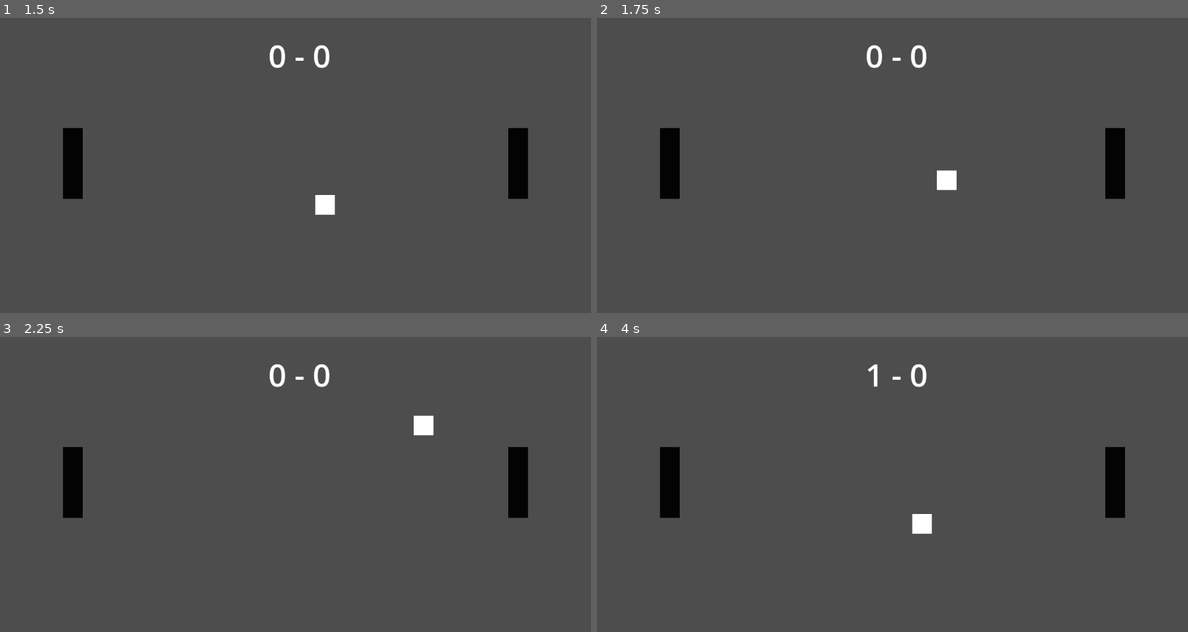
Above: before the commit, frames 1-4 (two rows, left to right).
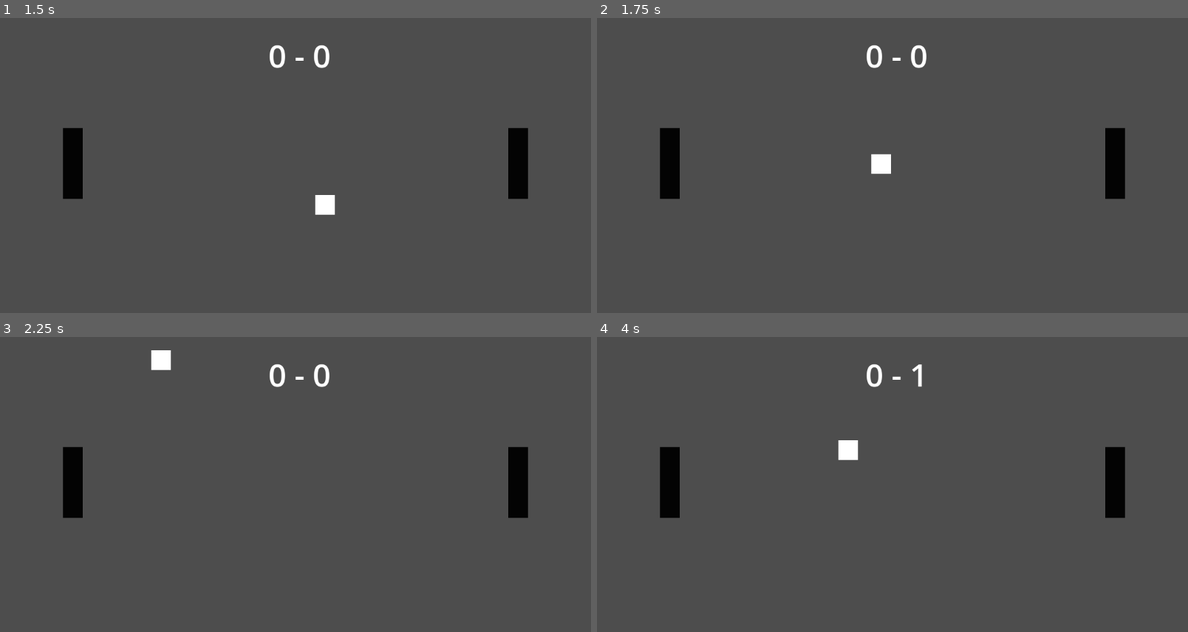
Above: after the commit, the same moments.

Repository: rastasi/pong
Game: Godot game, scene res://scenes/main_menu/MainMenu.tscn
The game is run twice, just before and just after one commit, with the same random seed, the same clock (stepped at 60 frames per second) and the same inputs.
Inputs:
- Up to frame 1 (1.5 s): click "New Game" at 0.5 s; tap Enter at 1.25 s
- Up to frame 2 (1.75 s): no input
- Up to frame 3 (2.25 s): no input
- Up to frame 4 (4 s): tap Space at 3.5 s

Frame 1 is identical in both runs. In frame 2, 0.5% of the frame differs, in the area x 46-61%, y 46-59%; in frame 3, 0.5%; in frame 4, 0.8%, in the area x 40-57%, y 9-67%.

Commit message:
random ball linear velocity

Diff:
--- a/scenes/playground/Playground.gd
+++ b/scenes/playground/Playground.gd
@@ -44,22 +44,3 @@
 	if body_is_ball(body):
 		left_point += 1
 		new_round(body)
-
-
-func ball_to_racket(body):
-	if body_is_ball(body):
-		var new_linear_velocity = body.linear_velocity * -1
-
-		#if new_linear_velocity.y == 300 and new_linear_velocity.x == 300:
-		#	new_linear_velocity.x -= 10
-		#	new_linear_velocity.y += 10
-
-		body.linear_velocity = new_linear_velocity
-		print_debug(new_linear_velocity)
-
-
-func _on_racket_left_body_entered(body):
-	ball_to_racket(body)
-
-func _on_racket_right_body_entered(body):
-	ball_to_racket(body)
--- a/scenes/playground/Playground.tscn
+++ b/scenes/playground/Playground.tscn
@@ -40,7 +40,7 @@
 position = Vector2(128, 224)
 collision_layer = 255
 collision_mask = 255
-custom_integrator = true
+freeze = true
 continuous_cd = 2
 max_contacts_reported = 1
 contact_monitor = true
@@ -52,8 +52,7 @@
 collision_layer = 255
 collision_mask = 255
 freeze = true
-custom_integrator = true
-continuous_cd = 1
+continuous_cd = 2
 max_contacts_reported = 1
 contact_monitor = true
 metadata/UP_KEY = "right_up"
@@ -71,5 +70,3 @@
 
 [connection signal="body_entered" from="GoalAreaLeft" to="." method="_on_goal_area_left_body_entered"]
 [connection signal="body_entered" from="GoalAreaRight" to="." method="_on_goal_area_right_body_entered"]
-[connection signal="body_entered" from="RacketLeft" to="." method="_on_racket_left_body_entered"]
-[connection signal="body_entered" from="RacketRight" to="." method="_on_racket_right_body_entered"]
--- a/scenes/playground/ball/Ball.gd
+++ b/scenes/playground/ball/Ball.gd
@@ -1,20 +1,25 @@
 extends RigidBody2D
 
 
-const SPEED = 300.00
+const SPEED = 500.00
 
 
-func _ready():
+func get_random_linear_velocity():
 	randomize()
-
-	global_position = Vector2(640, 360)
 
 	var x_direction = pow(-1, randi() % 2)
 	var y_direction = pow(-1, randi() % 2)
 
+	return Vector2(x_direction, y_direction) * SPEED
+
+func _ready():
+	global_position = Vector2(640, 360)
 	await get_tree().create_timer(1.0).timeout
-
-	linear_velocity = Vector2(x_direction, y_direction) * SPEED
+	linear_velocity = get_random_linear_velocity()
 
 func _process(delta):
 	pass
+
+
+func _on_body_entered(body):
+	linear_velocity = get_random_linear_velocity()
--- a/scenes/playground/ball/Ball.tscn
+++ b/scenes/playground/ball/Ball.tscn
@@ -15,6 +15,8 @@
 can_sleep = false
 lock_rotation = true
 freeze_mode = 1
+max_contacts_reported = 10
+contact_monitor = true
 linear_damp_mode = 1
 script = ExtResource("1_vsr7q")
 
@@ -25,3 +27,5 @@
 [node name="CollisionShape2D" type="CollisionShape2D" parent="."]
 position = Vector2(20, 20)
 shape = SubResource("RectangleShape2D_bdxrg")
+
+[connection signal="body_entered" from="." to="." method="_on_body_entered"]
--- a/scenes/playground/racket/Racket.gd
+++ b/scenes/playground/racket/Racket.gd
@@ -1,7 +1,7 @@
 extends RigidBody2D
 
 
-const SPEED = 300.0
+const SPEED = 500.0
 
 func _physics_process(delta):
 	if Input.is_action_pressed(get_meta("UP_KEY")):
